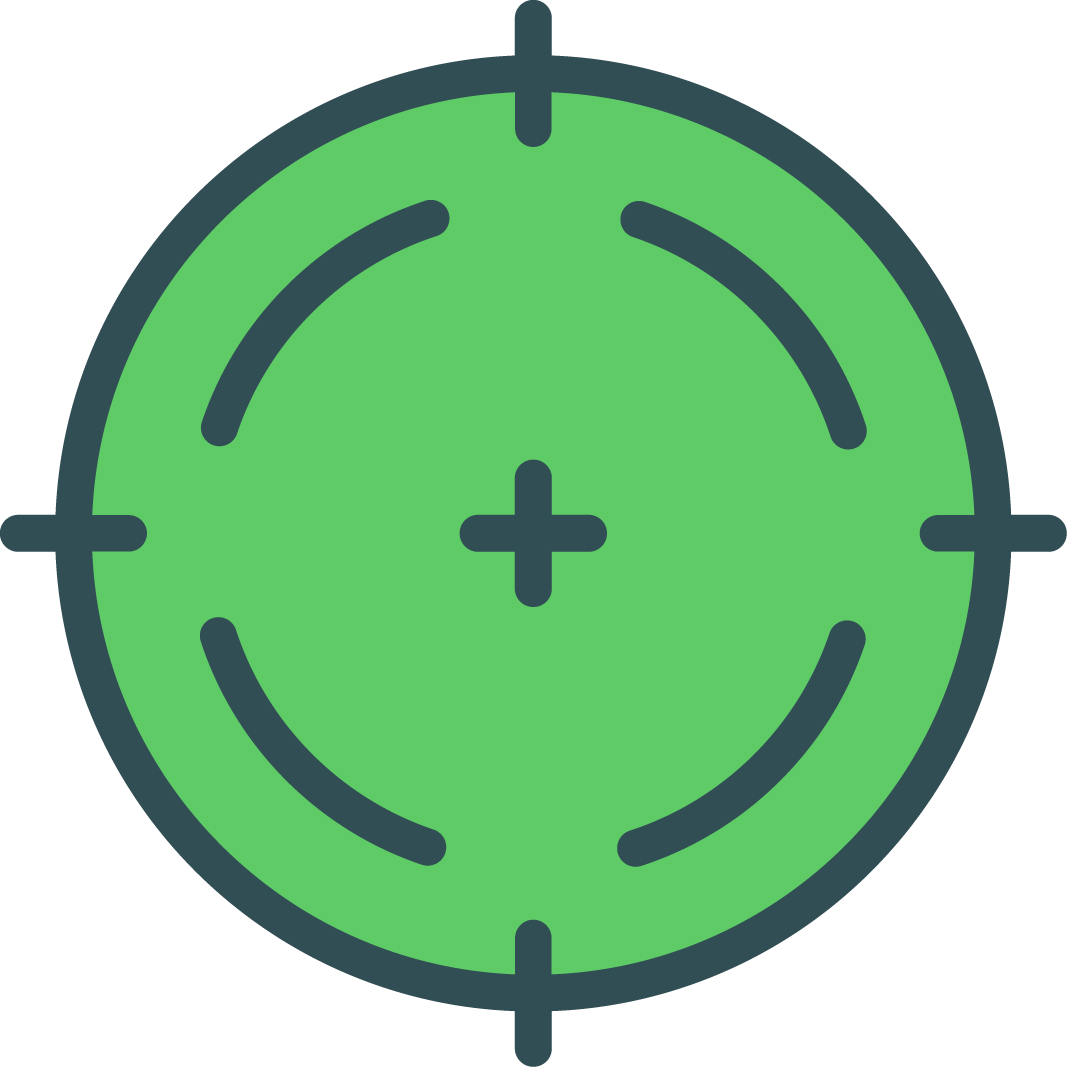
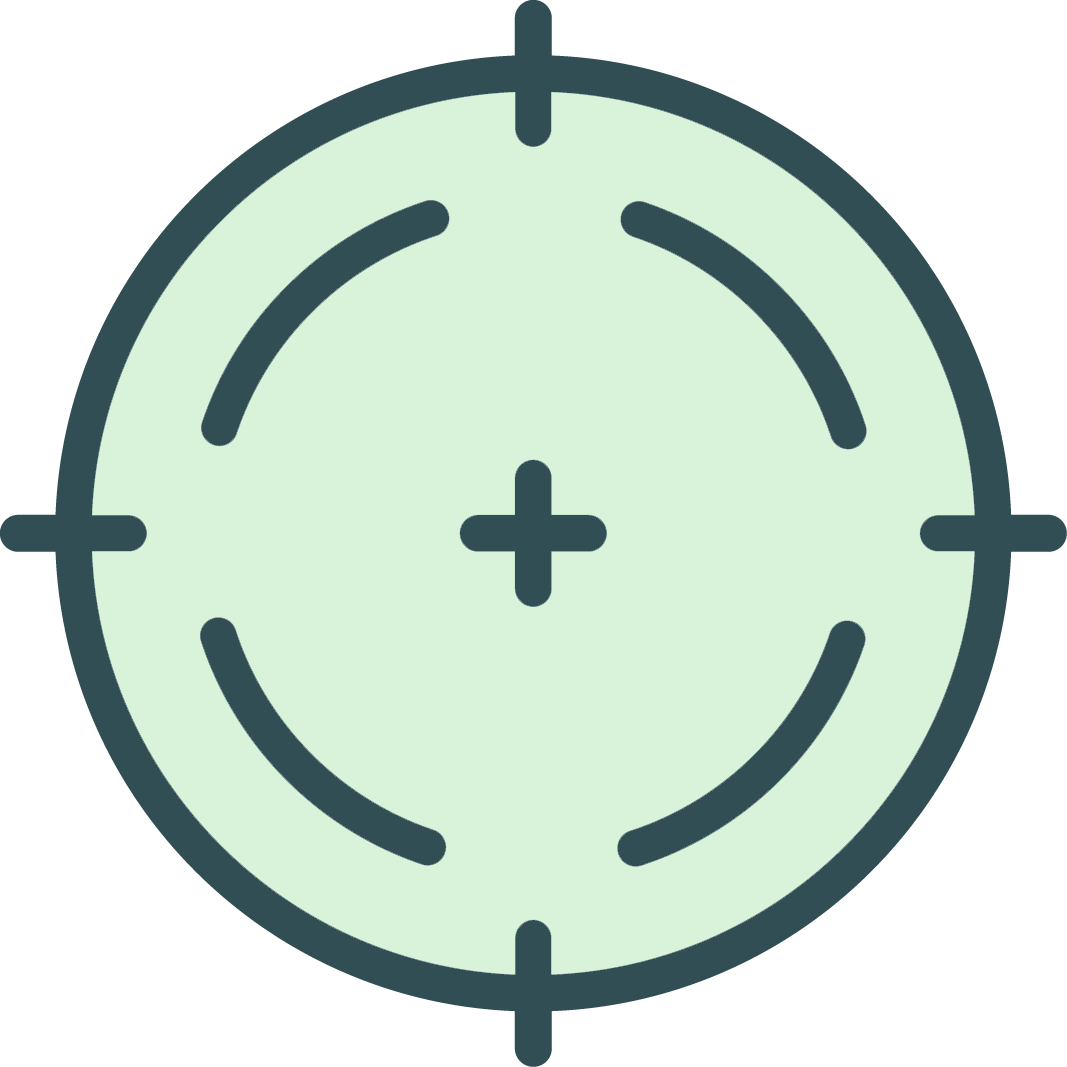
Layered file, before and after one edit (1067×1067). Changes by layer:
removed group "Layer 1" (2 layers) over [left=92, top=92, right=975, bottom=975]
removed layer "<Group>" from group "Layer 1" over [left=200, top=200, right=867, bottom=867]
removed layer "<Path> + <Path>" from group "Layer 1" over [left=92, top=92, right=975, bottom=975]
added layer "Слой 1" (24%) above "Layer 1" over [left=92, top=92, right=975, bottom=975]
added layer "Layer 1" over [left=92, top=92, right=975, bottom=975]
